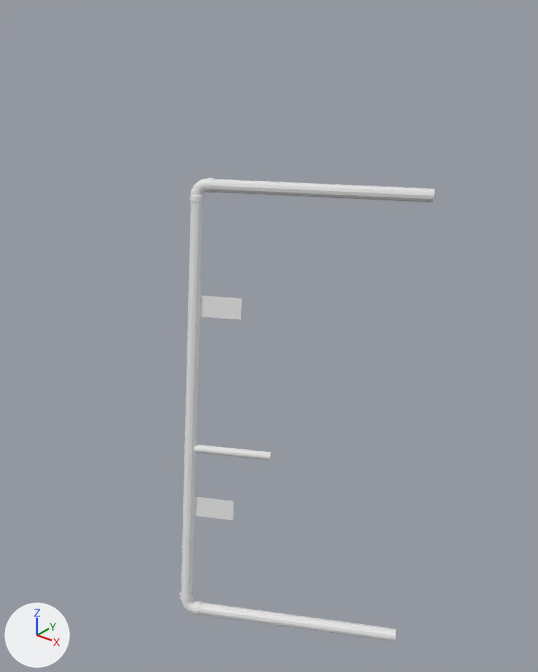
An edit to the COLLADA model SubjuGator/simulation/subjugator_gazebo/models/start_gate_2022/start_gate.dae, drawn before and after from the same camera.
The view is the same before and after, from a 50 mm lens placed at (4.34, -4.86, 0.47), pointed at (0.97, -0.64, -2.14). The axes (+X, +Y, +Z) are drawn at lower left. The lights are the same throughout.

In view in the first picture: 'node_1'.
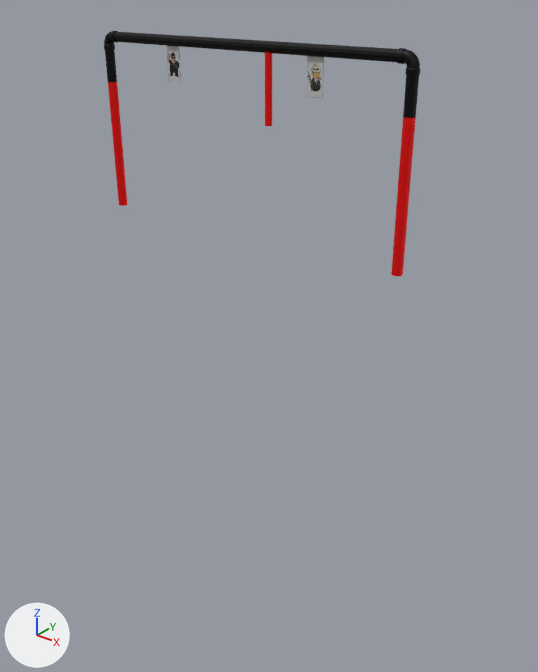
What differs and where, as boxes (x1, y1, x2, y2) in the pictures (538 x 672 px; the box of a moved part takes in the faces that stretch with it):
'node_1', reshaped, moved, turned: before (180, 178, 434, 642); after (104, 31, 420, 276)
part 1 of me_node_1, moved or reshaped: before (181, 201, 242, 596); after (113, 32, 398, 99)
part 2 of me_node_1, moved or reshaped: before (190, 178, 214, 202); after (104, 31, 118, 50)
part 3 of me_node_1, moved or reshaped: before (180, 591, 202, 615); after (396, 48, 420, 75)
part 4 of me_node_1, added (red): after (265, 51, 272, 126)
part 5 of me_node_1, added (red): after (105, 49, 127, 206)
part 6 of me_node_1, added (red): after (391, 75, 419, 276)
part 7 of me_node_1, deleted: before (193, 444, 272, 460)
part 8 of me_node_1, deleted: before (212, 179, 434, 202)
part 9 of me_node_1, deleted: before (199, 602, 396, 642)

Edits to the bpy script that builds the scene:
```text
Add img_g_man_png:
    img_g_man_png = load_image('G-Man.png', 'G-Man.png', 150, 299, 'sRGB')
Add img_bootlegger_png:
    img_bootlegger_png = load_image('Bootlegger.png', 'Bootlegger.png', 147, 300, 'sRGB')
Add mat_black:
    mat_black = principled_material('Black')
    mat_black.base_color = (0.0, 0.0, 0.0)  # black #000000
    mat_black.metallic = 0.5
Add mat_red:
    mat_red = principled_material('Red')
    mat_red.base_color = (1.0, 0.0, 0.0)  # red #ff0000
    mat_red.metallic = 0.5
Add mat_g_man:
    mat_g_man = principled_material('G-Man')
    mat_g_man.texture = img_g_man_png
Add mat_material:
    mat_material = principled_material('Material')
    mat_material.texture = img_bootlegger_png
Change me_node_1:
    used by ob_node_1; location = (0.0, 0.0, 0.0)
    remove me_node_1.from_pydata(...)  # 4822 vertices, 9648 faces; spans x 0.71..2.58, y -1.93..-0.37, z -3.99..-0.8
    add me_node_1.from_pydata(...)  # 4978 vertices, 10116 faces; spans x -0.22..0.11, y -1.63..1.68, z -1.23..0.44
    me_node_1 part 1: the loose piece of 104 vertices spanning x 0.72..1.36, y -1.93..-1.15, z -3.88..-0.92 is multiplied about its middle by the matrix ((0.329, -0.909, 0.257), (-0.117, 0.231, 0.966), (-0.937, -0.348, -0.031)), then moved by (-0.96, 1.54, 2.69)
    me_node_1 part 2: the loose piece of 2281 vertices spanning x 0.71..0.88, y -1.25..-1.08, z -0.97..-0.8 is multiplied about its middle by the matrix ((0.329, -0.909, 0.257), (-0.117, 0.231, 0.966), (-0.937, -0.348, -0.031)), then moved by (-0.75, 2.74, 1.23), in mat_black (black #000000)
    me_node_1 part 3: the loose piece of 2281 vertices spanning x 1.09..1.28, y -1.93..-1.8, z -3.99..-3.82 is multiplied about its middle by the matrix ((0.329, -0.909, 0.257), (-0.117, 0.231, 0.966), (-0.937, -0.348, -0.031)), then moved by (-1.14, 0.32, 4.23), in mat_black (black #000000)
    me_node_1 part 4: a new loose piece of 120 vertices spanning x -0.06..0.09, y -0.32..-0.26, z -0.23..0.38
    me_node_1 part 5: a new loose piece of 96 vertices spanning x -0.22..0.09, y 1.58..1.68, z -1.21..0.31
    me_node_1 part 6: a new loose piece of 96 vertices spanning x -0.22..0.09, y -1.63..-1.53, z -1.23..0.29
    me_node_1 part 7: the loose piece of 60 vertices spanning x 0.97..1.54, y -1.64..-1.29, z -2.72..-2.66 is deleted
    me_node_1 part 8: the loose piece of 48 vertices spanning x 0.81..2.19, y -1.17..-0.37, z -0.89..-0.8 is deleted
    me_node_1 part 9: the loose piece of 48 vertices spanning x 1.2..2.58, y -1.9..-1.1, z -3.98..-3.9 is deleted
    add me_node_1.materials.append(mat_black)  # black #000000
    add me_node_1.materials.append(mat_red)  # red #ff0000
    add me_node_1.materials.append(mat_material)  # picture img_bootlegger_png
    add me_node_1.materials.append(mat_g_man)  # picture img_g_man_png
Change ob_node_1:
    ob_node_1.location: (0.0, 0.0, 0.0) -> (0.113, 0.052, -0.429)
    ob_node_1.rotation_euler: (0.0, 0.0, 0.0) -> (-0.0093, -0.146, 1.571)  # degrees (0, 0, 0) -> degrees (-0.5, -8.4, 90)
```
